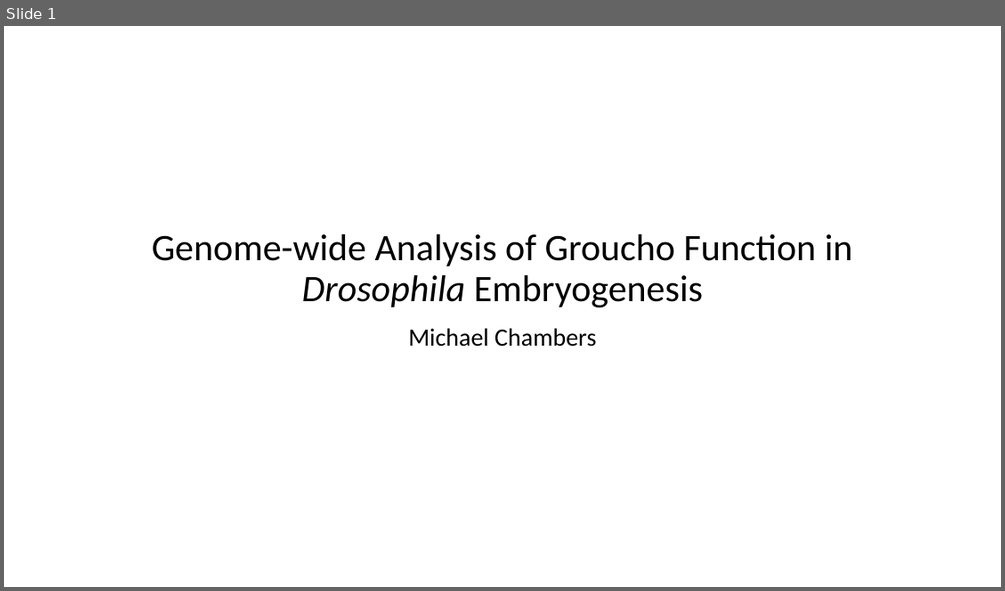
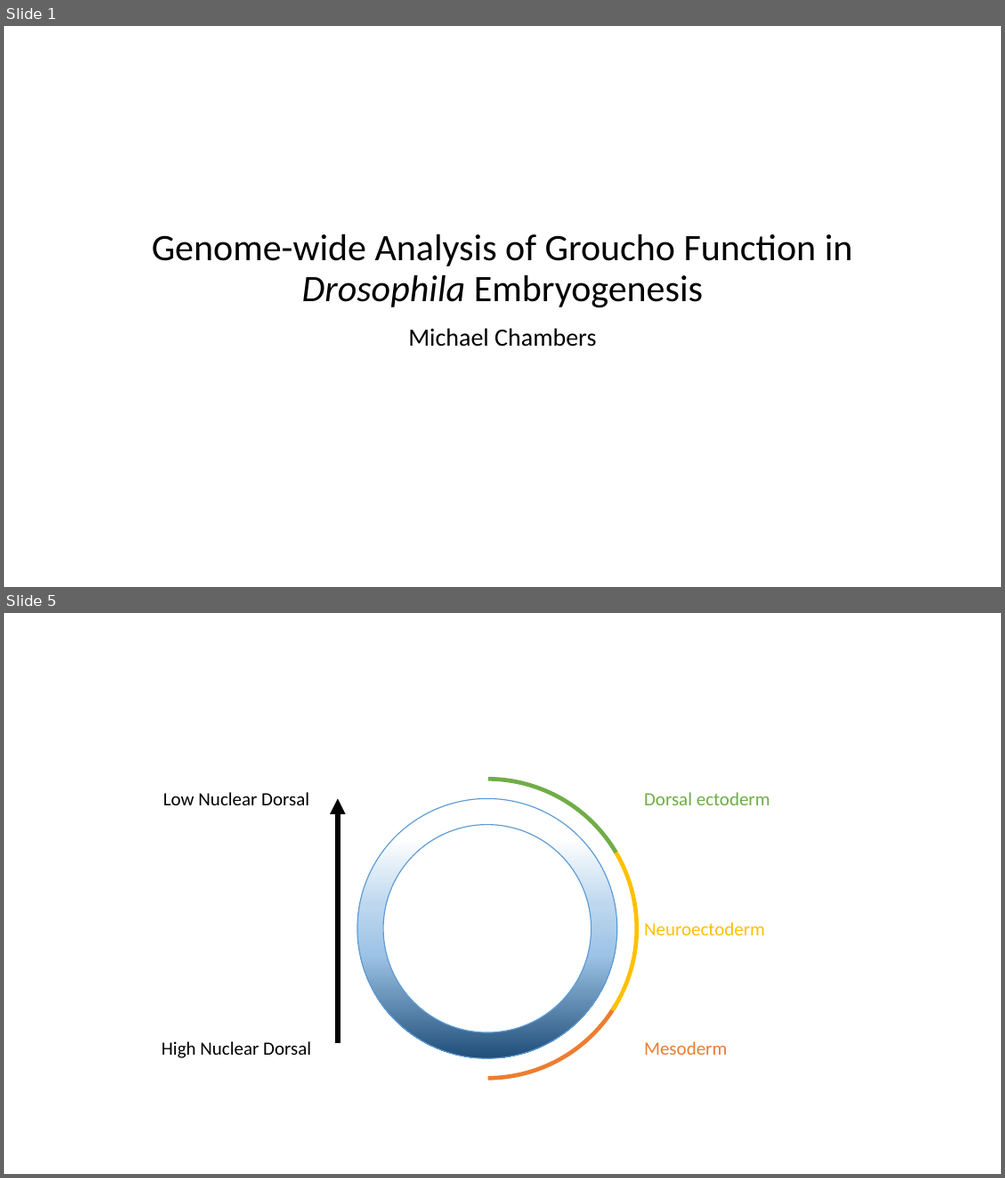
Before and after one commit to mdchambers/dissertation, a slide deck: presentations/defense.pptx. Shown one above the other, each under a label of ours: slide 1 before the commit, slides 1 and 5 after it; the slides between them are not shown. The pictures are 1005x591 and 1005x1178 pixels, drawn with LibreOffice and Linux fonts; fonts in the diff are those of the drawing. Boxes give left, top, right and bottom in pixels: in the first picture for what was removed or moved away, otherwise in the second. Text is boxed around its words. In the diff, an @@ line names an element or a change of style, - is before the commit and + after.

```diff
--- a/presentations/defense.pptx
+++ b/presentations/defense.pptx
@@ slide 5 added at (4, 613, 1001, 1174), background #FFFFFF @@
@@ text added at (163, 792, 309, 805), 18 pt, text #000000 @@
+Low Nuclear Dorsal
@@ arrow added from (338, 1043) to (338, 798), #000000 5 pt @@
@@ arc (boxed as its full ellipse) added at (338, 779, 637, 1078), outline #70AD47 4 pt @@
@@ arc (boxed as its full ellipse) added at (338, 779, 637, 1078), outline #ED7D31 4 pt @@
@@ arc (boxed as its full ellipse) added at (338, 779, 637, 1078), outline #FFC000 4 pt @@
@@ ellipse added at (357, 798, 617, 1058), fill gradient #FFFFFF to #BDD7EE to #9DC3E6 to #1F4E79, outline #5B9BD5 1 pt @@
@@ text added at (644, 792, 770, 805), 18 pt, text #70AD47 @@
+Dorsal ectoderm
@@ ellipse added at (383, 825, 591, 1032), fill #FFFFFF, outline #5B9BD5 1 pt @@
@@ text added at (644, 922, 765, 935), 18 pt, text #FFC000 @@
+Neuroectoderm
@@ text added at (162, 1041, 311, 1058), 18 pt, text #000000 @@
+High Nuclear Dorsal
@@ text added at (644, 1041, 727, 1054), 18 pt, text #ED7D31 @@
+Mesoderm
```
Also in this commit, not shown: 3 other slides added, 2 other files.
